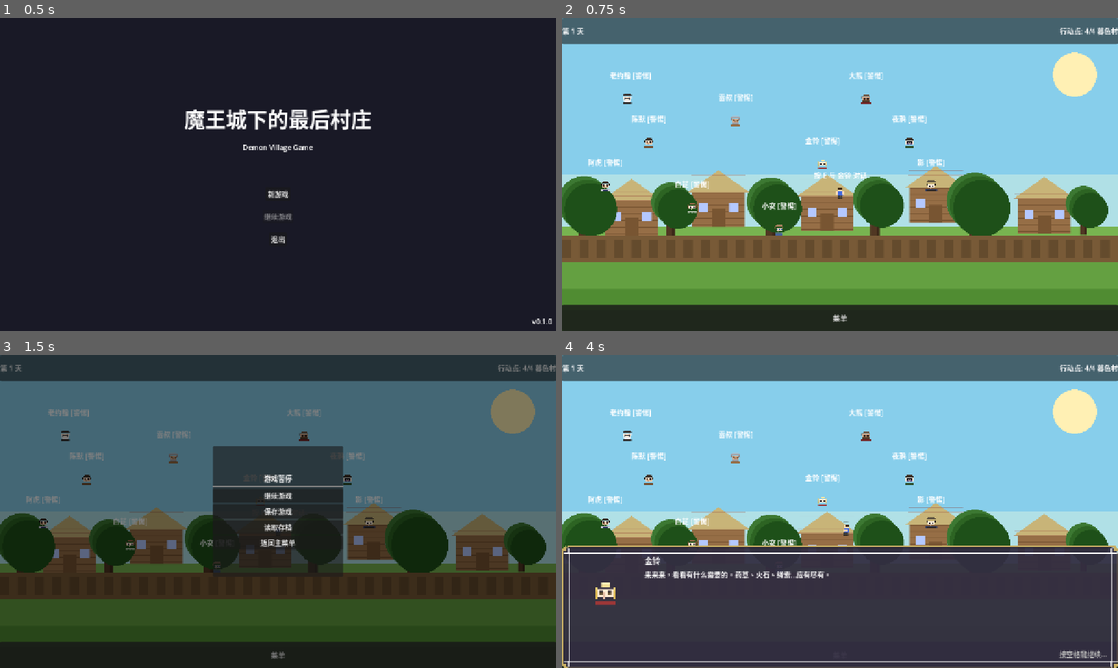
Above: before the commit, frames 1-4 (two rows, left to right).
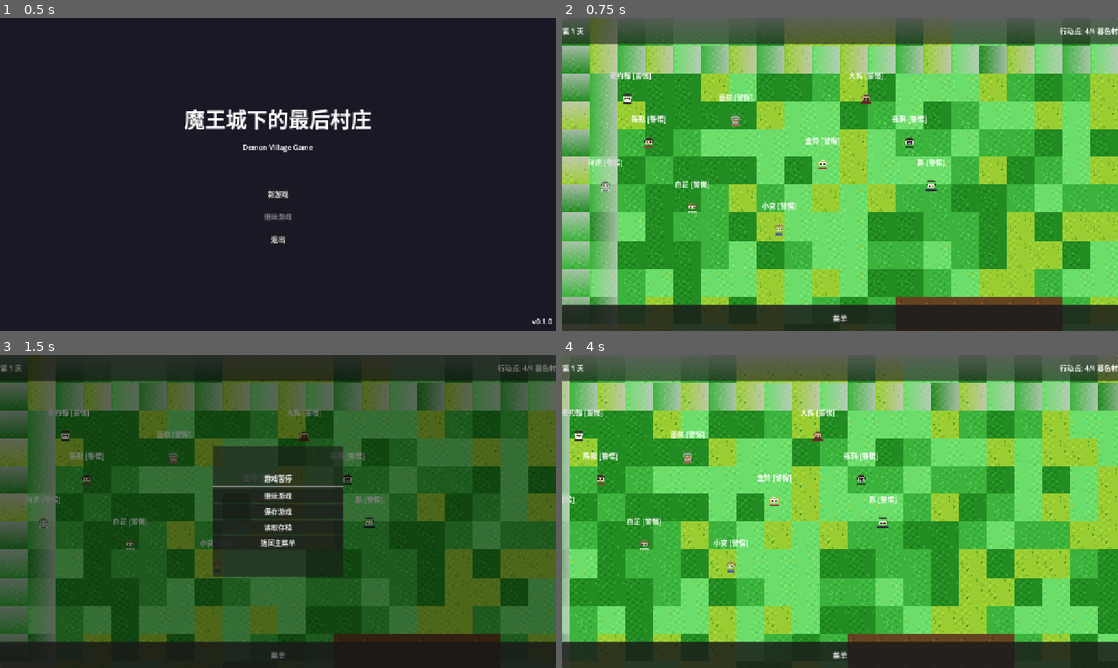
Above: after the commit, the same moments.

Repository: JCVBoss/demon_village_game
Game: Godot game, scene res://scenes/Main.tscn
Same seed, same stepped clock (60 frames per second), same inputs: the game is played once before the commit and once after it.
Inputs:
- Up to frame 1 (0.5 s): no input
- Up to frame 2 (0.75 s): click "新游戏" at 0.5 s
- Up to frame 3 (1.5 s): click "菜单" at 1.25 s
- Up to frame 4 (4 s): click "继续游戏" at 2 s; tap Enter (ui_accept) at 2.75, 3.02, 3.77 s; hold D (move_right) 2.78-3.53 s; tap E (interact) at 2.85 s; hold S (move_down) from 3.53 s (still down); tap Shift (run) at 3.6 s

Frame 1 is identical in both runs. In frame 2, 91% of the frame differs, in the area x 0-100%, y 0-100%; in frame 3, 75%; in frame 4, 99%.

Commit message:
feat: 集成 TileMap 系统到村庄场景，实现碰撞和相机跟随
- 添加 TileMapRoot 节点结构 (Ground/Water/Roads/Buildings/Decorations/Borders)
- 实现默认地图生成 (草地、道路、边界树木)
- 添加 MapBounds 碰撞边界 (1920x1600)
- 添加 Camera2D 相机跟随玩家 (带平滑移动和边界限制)
- 添加 TimeOverlay CanvasModulate 用于昼夜光照效果
- 移除旧的静态背景系统，改用 TileMap 动态生成

closes #52 (碰撞系统)
closes #53 (相机跟随)

Co-Authored-By: Claude Opus 4.6 <noreply@anthropic.com>

Diff:
--- a/code/scenes/locations/Village.tscn
+++ b/code/scenes/locations/Village.tscn
@@ -1,4 +1,4 @@
-[gd_scene load_steps=11 format=3]
+[gd_scene load_steps=11 format=3 uid="uid://cvillage001"]
 
 [ext_resource type="Script" path="res://scripts/locations/Village.gd" id="1_village"]
 [ext_resource type="PackedScene" path="res://scenes/characters/Player.tscn" id="2_player"]
@@ -8,31 +8,66 @@
 [ext_resource type="PackedScene" path="res://scenes/ui/DayTransition.tscn" id="6_day"]
 [ext_resource type="PackedScene" path="res://scenes/ui/EventNotification.tscn" id="7_event"]
 [ext_resource type="PackedScene" path="res://scenes/ui/DaySummary.tscn" id="8_summary"]
-[ext_resource type="Texture2D" path="res://assets/sprites/backgrounds/village_day.png" id="9_bg"]
+[ext_resource type="TileSet" uid="uid://cvillagetileset001" path="res://resources/tilesets/VillageTileset.tres" id="9_tileset"]
 
 [sub_resource type="RectangleShape2D" id="RectangleShape2D_bounds"]
-size = Vector2(1280, 720)
+size = Vector2(1920, 1600)
+
+[sub_resource type="CameraAttributesPractical" id="CameraAttributesPractical_1"]
 
 [node name="Village" type="Node2D"]
 script = ExtResource("1_village")
 
-[node name="BackgroundLayer" type="CanvasLayer" parent="."]
-layer = -1
+[node name="TileMapRoot" type="Node2D" parent="."]
 
-[node name="Background" type="TextureRect" parent="BackgroundLayer"]
-anchors_preset = 15
-anchor_right = 1.0
-anchor_bottom = 1.0
-grow_horizontal = 2
-grow_vertical = 2
-texture = ExtResource("9_bg")
-expand_mode = 1
-stretch_mode = 6
+[node name="Ground" type="TileMapLayer" parent="TileMapRoot"]
+tile_set = ExtResource("9_tileset")
+z_index = -10
+
+[node name="Water" type="TileMapLayer" parent="TileMapRoot"]
+tile_set = ExtResource("9_tileset")
+z_index = -8
+
+[node name="Roads" type="TileMapLayer" parent="TileMapRoot"]
+tile_set = ExtResource("9_tileset")
+z_index = -5
+
+[node name="Buildings" type="TileMapLayer" parent="TileMapRoot"]
+tile_set = ExtResource("9_tileset")
+z_index = 0
+
+[node name="Decorations" type="TileMapLayer" parent="TileMapRoot"]
+tile_set = ExtResource("9_tileset")
+z_index = 5
+
+[node name="Borders" type="TileMapLayer" parent="TileMapRoot"]
+tile_set = ExtResource("9_tileset")
+z_index = 10
+
+[node name="MapBounds" type="StaticBody2D" parent="."]
+collision_layer = 2
+collision_mask = 0
+
+[node name="CollisionShape2D" type="CollisionShape2D" parent="MapBounds"]
+position = Vector2(960, 800)
+shape = SubResource("RectangleShape2D_bounds")
 
 [node name="Villagers" type="Node2D" parent="."]
 
+[node name="TimeOverlay" type="CanvasModulate" parent="."]
+color = Color(1, 1, 1, 1)
+
 [node name="Player" parent="." instance=ExtResource("2_player")]
 position = Vector2(640, 400)
+
+[node name="Camera2D" type="Camera2D" parent="Player"]
+zoom = Vector2(1, 1)
+limit_left = 0
+limit_top = 0
+limit_right = 1920
+limit_bottom = 1600
+position_smoothing_enabled = true
+position_smoothing_speed = 8.0
 
 [node name="UIRoot" type="CanvasLayer" parent="."]
 
--- a/code/scripts/locations/Village.gd
+++ b/code/scripts/locations/Village.gd
@@ -1,5 +1,5 @@
 ## Village - 村庄主场景
-## 包含村庄背景、村民角色、交互系统
+## 包含村庄 TileMap、村民角色、交互系统
 extends Node2D
 
 # ==================== 信号 ====================
@@ -9,7 +9,13 @@
 @export var village_name: String = "暮色村"
 
 # ==================== 节点引用 ====================
-@onready var background: TextureRect = $BackgroundLayer/Background
+@onready var tile_map_root: Node2D = $TileMapRoot
+@onready var ground_layer: TileMapLayer = $TileMapRoot/Ground
+@onready var roads_layer: TileMapLayer = $TileMapRoot/Roads
+@onready var buildings_layer: TileMapLayer = $TileMapRoot/Buildings
+@onready var decorations_layer: TileMapLayer = $TileMapRoot/Decorations
+@onready var water_layer: TileMapLayer = $TileMapRoot/Water
+@onready var borders_layer: TileMapLayer = $TileMapRoot/Borders
 @onready var villagers_container: Node2D = $Villagers
 @onready var player: CharacterBody2D = $Player
 @onready var dialogue_box: Control = $UIRoot/DialogueBox
@@ -18,6 +24,7 @@
 @onready var save_load_ui: Control = $UIRoot/SaveLoadUI
 @onready var menu_button: Button = $UIRoot/BottomBar/MenuButton
 @onready var day_summary: Control = $UIRoot/DaySummary
+@onready var time_overlay: CanvasModulate = $TimeOverlay
 
 # ==================== 状态 ====================
 var is_paused: bool = false
@@ -45,6 +52,18 @@
 	"yeya": Vector2(800, 300)
 }
 
+# 地图尺寸配置
+const MAP_WIDTH: int = 30
+const MAP_HEIGHT: int = 25
+const TILE_SIZE: int = 64
+
+# TileSet 源索引
+const SOURCE_GRASS: int = 0
+const SOURCE_ROADS: int = 1
+const SOURCE_BUILDINGS: int = 2
+const SOURCE_WATER: int = 3
+const SOURCE_BORDERS: int = 4
+
 
 func _ready() -> void:
 	print("[Village] 进入村庄: %s" % village_name)
@@ -61,14 +80,17 @@
 	# 连接UI信号
 	_connect_ui_signals()
 
+	# 生成默认地图
+	_generate_default_map()
+
 	# 生成村民
 	_spawn_villagers()
 
 	# 更新 UI
 	_update_ui()
 
-	# 更新背景
-	_update_background()
+	# 初始化时间光照
+	_update_time_overlay()
 
 	# 检查每日事件
 	EventManager.check_events(GameManager.current_day)
@@ -116,6 +138,72 @@
 		save_load_ui.hide()
 
 
+# ==================== 地图生成 ====================
+
+func _generate_default_map() -> void:
+	"""生成默认村庄地图"""
+	_generate_ground_layer()
+	_generate_roads_layer()
+	_generate_borders()
+	print("[Village] 默认地图生成完成")
+
+
+func _generate_ground_layer() -> void:
+	"""生成草地层"""
+	if not ground_layer:
+		return
+
+	for x in range(MAP_WIDTH):
+		for y in range(MAP_HEIGHT):
+			var tile_coords = Vector2i(randi() % 4, 0)
+			ground_layer.set_cell(Vector2i(x, y), SOURCE_GRASS, tile_coords)
+
+
+func _generate_roads_layer() -> void:
+	"""生成道路层"""
+	if not roads_layer:
+		return
+
+	# 主干道：东西向
+	for x in range(4, 26):
+		roads_layer.set_cell(Vector2i(x, 12), SOURCE_ROADS, Vector2i(0, 0))
+		roads_layer.set_cell(Vector2i(x, 13), SOURCE_ROADS, Vector2i(1, 0))
+
+	# 主干道：南北向
+	for y in range(14, 24):
+		roads_layer.set_cell(Vector2i(14, y), SOURCE_ROADS, Vector2i(0, 0))
+		roads_layer.set_cell(Vector2i(15, y), SOURCE_ROADS, Vector2i(1, 0))
+
+	# 广场区域
+	for x in range(12, 18):
+		for y in range(10, 14):
+			roads_layer.set_cell(Vector2i(x, y), SOURCE_ROADS, Vector2i(2, 0))
+
+
+func _generate_borders() -> void:
+	"""生成边界（树木）"""
+	if not borders_layer:
+		return
+
+	# 北边界
+	for x in range(MAP_WIDTH):
+		borders_layer.set_cell(Vector2i(x, 0), SOURCE_BORDERS, Vector2i(0, 0))
+		borders_layer.set_cell(Vector2i(x, 1), SOURCE_BORDERS, Vector2i(1, 0))
+
+	# 南边界
+	for x in range(MAP_WIDTH):
+		borders_layer.set_cell(Vector2i(x, MAP_HEIGHT - 1), SOURCE_BORDERS, Vector2i(0, 0))
+
+	# 西边界
+	for y in range(MAP_HEIGHT):
+		borders_layer.set_cell(Vector2i(0, y), SOURCE_BORDERS, Vector2i(0, 0))
+		borders_layer.set_cell(Vector2i(1, y), SOURCE_BORDERS, Vector2i(1, 0))
+
+	# 东边界
+	for y in range(MAP_HEIGHT):
+		borders_layer.set_cell(Vector2i(MAP_WIDTH - 1, y), SOURCE_BORDERS, Vector2i(0, 0))
+
+
 # ==================== 村民生成 ====================
 
 func _spawn_villagers() -> void:
@@ -236,7 +324,7 @@
 	# 重置为白天
 	current_time = TimeOfDay.DAY
 	_update_ui()
-	_update_background()
+	_update_time_overlay()
 
 	# 检查新一天的事件
 	EventManager.check_events(new_day)
@@ -264,25 +352,18 @@
 		print("[Village] 行动点耗尽，即将进入下一天")
 
 
-func _update_background() -> void:
-	"""根据时间段更新背景"""
-	var time_name = _get_time_name()
-	var bg_path = "res://assets/sprites/backgrounds/village_%s.png" % time_name
-
-	if ResourceLoader.exists(bg_path):
-		background.texture = load(bg_path)
-
-
-func _get_time_name() -> String:
-	"""获取时间段名称"""
+func _update_time_overlay() -> void:
+	"""根据时间段更新光照叠加层"""
+	if not time_overlay:
+		return
+
 	match current_time:
 		TimeOfDay.DAY:
-			return "day"
+			time_overlay.color = Color(1.0, 1.0, 1.0, 1.0)
 		TimeOfDay.TWILIGHT:
-			return "twilight"
+			time_overlay.color = Color(0.9, 0.7, 0.6, 1.0)
 		TimeOfDay.NIGHT:
-			return "night"
-	return "day"
+			time_overlay.color = Color(0.3, 0.3, 0.5, 1.0)
 
 
 func _update_time_from_action_points(points: int) -> void:
@@ -298,7 +379,7 @@
 		current_time = TimeOfDay.NIGHT
 
 	if current_time != old_time:
-		_update_background()
+		_update_time_overlay()
 
 
 func _on_trust_changed(villager_id: String, _old_value: int, new_value: int) -> void:
